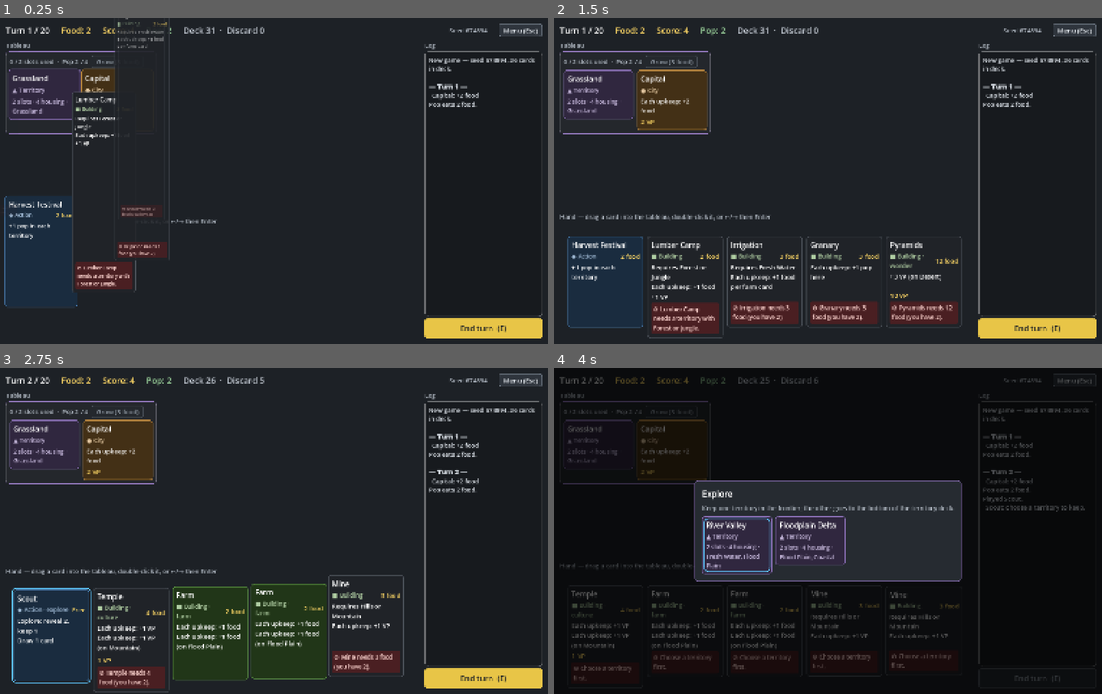
Above: before the commit, frames 1-4 (two rows, left to right).
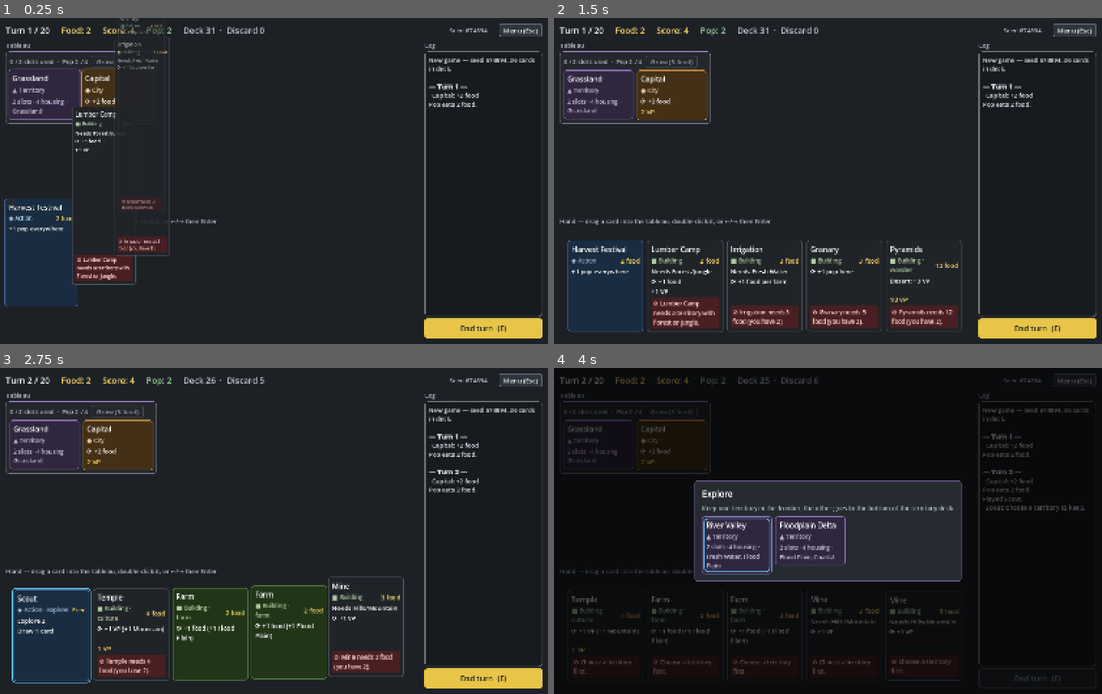
Above: after the commit, the same moments.

Repository: r888888888/4x-card-game
Game: Godot game, scene res://ui/main.tscn
The game is run twice, just before and just after one commit, with the same random seed, the same clock (stepped at 60 frames per second) and the same inputs.
Inputs (mouse positions are in pixels of both pictures, inside the frame that each line leads up to):
- Up to frame 1 (0.25 s): no input
- Up to frame 2 (1.5 s): tap Enter (ui_accept) at 0.5 s; drag from (597, 96) to (882, 109) at 0.52 s; drag from (674, 99) to (800, 246) at 1.27 s
- Up to frame 3 (2.75 s): move the mouse to (49, 632) at 2.02 s; hold Right (ui_right) from 2.03 s (still down); tap E at 2.1 s; click (49, 632) at 2.17 s
- Up to frame 4 (4 s): release Right (ui_right) at 2.75 s; drag from (603, 635) to (663, 482) at 2.77 s; drag from (608, 635) to (855, 531) at 3.52 s

The runs differ from the first frame. In frame 1, 2.9% of the frame differs, in the area x 0-31%, y 0-84%; in frame 2, 7.7%, in the area x 1-75%, y 24-99%; in frame 3, 4.5%; in frame 4, 3.7%.

Commit message:
019: condensed card text (rules_text) and full wording (rules_tooltip)
Co-Authored-By: Claude Opus 5.5 <noreply@anthropic.com>

Diff:
--- a/engine/card_def.gd
+++ b/engine/card_def.gd
@@ -32,15 +32,44 @@
 	return out
 
 
-## Card text for display. Generated from effects so it always matches the data.
+## Short card text for the card face. Generated from effects so it always matches the data:
+## "⟳" marks upkeep, and a keyword bonus joins the line it adds to ("⟳ +1 food (+1 Flood Plain)").
 func rules_text(card_db: Dictionary) -> String:
 	if text != "":
 		return text
 	var parts: PackedStringArray = []
 	if not requires.is_empty():
+		parts.append("Needs " + "/".join(PackedStringArray(requires.map(func(k): return k.capitalize()))))
+	var prev: Effect = null
+	for e in effects:
+		if prev != null and e.can_merge_with(prev):
+			parts[-1] += " (%s %s)" % [e.bonus_text(), e.keyword.capitalize()]
+		else:
+			var line := e.describe(card_db)
+			if e.trigger == "upkeep":
+				line = "⟳ " + line
+			if e.keyword != "":
+				line = "%s: %s" % [e.keyword.capitalize(), line]
+			parts.append(line)
+		prev = e
+	return "\n".join(parts)
+
+
+## Full card text for the hover tooltip: one line per effect, spelled out. For a territory, its
+## slots, housing and keywords.
+func rules_tooltip(card_db: Dictionary) -> String:
+	if text != "":
+		return text
+	var parts: PackedStringArray = []
+	if type == "territory":
+		parts.append("%d building slot%s, holds up to %d pop" % [slots, "" if slots == 1 else "s", housing])
+		if not keywords.is_empty():
+			parts.append("Keywords: " + ", ".join(PackedStringArray(keywords.map(func(k): return k.capitalize()))))
+		return "\n".join(parts)
+	if not requires.is_empty():
 		parts.append("Requires " + keyword_names(requires))
 	for e in effects:
-		var line := e.describe(card_db)
+		var line := e.describe_long(card_db)
 		if e.trigger == "upkeep":
 			line = "Each upkeep: " + line
 		if e.keyword != "":
--- a/engine/effect.gd
+++ b/engine/effect.gd
@@ -25,9 +25,32 @@
 	pass
 
 
-## Short rules text, without the trigger prefix.
+## Short rules text for the card face, without the trigger prefix.
 func describe(_card_db: Dictionary) -> String:
 	return op
+
+
+## Full rules text for the tooltip, without the trigger prefix. Defaults to describe.
+func describe_long(card_db: Dictionary) -> String:
+	return describe(card_db)
+
+
+## True if this keyword effect can be shown as a bonus on prev's line: prev has no keyword, and
+## both have the same op, trigger and fields apart from amount.
+func can_merge_with(prev: Effect) -> bool:
+	if keyword == "" or prev.keyword != "" or prev.op != op or prev.trigger != trigger:
+		return false
+	if not "amount" in fields():
+		return false
+	for f in fields():
+		if f != "amount" and prev.get(f) != get(f):
+			return false
+	return true
+
+
+## The bonus shown after a merged line, e.g. "+1".
+func bonus_text() -> String:
+	return "+%d" % get("amount")
 
 
 ## Card ids this effect refers to; the loader checks they exist.
--- a/engine/effects/explore_effect.gd
+++ b/engine/effects/explore_effect.gd
@@ -18,4 +18,8 @@
 
 
 func describe(_card_db: Dictionary) -> String:
-	return "Explore: reveal %d, keep 1" % reveal
+	return "Explore %d" % reveal
+
+
+func describe_long(_card_db: Dictionary) -> String:
+	return "Explore: reveal %d territor%s, keep 1" % [reveal, "y" if reveal == 1 else "ies"]
--- a/engine/effects/gain_per_tag_effect.gd
+++ b/engine/effects/gain_per_tag_effect.gd
@@ -24,5 +24,12 @@
 
 
 func describe(_card_db: Dictionary) -> String:
-	var where := "" if zone == "tableau" else " in %s" % zone
-	return "+%d %s per %s card%s" % [amount, resource, tag, where]
+	return "+%d %s per %s%s" % [amount, resource, tag, _where()]
+
+
+func describe_long(_card_db: Dictionary) -> String:
+	return "+%d %s per %s card%s" % [amount, resource, tag, _where()]
+
+
+func _where() -> String:
+	return "" if zone == "tableau" else " in %s" % zone
--- a/engine/effects/grow_effect.gd
+++ b/engine/effects/grow_effect.gd
@@ -28,4 +28,8 @@
 
 
 func describe(_card_db: Dictionary) -> String:
+	return "+%d pop %s" % [amount, "here" if where == "here" else "everywhere"]
+
+
+func describe_long(_card_db: Dictionary) -> String:
 	return "+%d pop %s" % [amount, "here" if where == "here" else "in each territory"]
--- a/engine/effects/settle_effect.gd
+++ b/engine/effects/settle_effect.gd
@@ -18,8 +18,15 @@
 
 
 func describe(card_db: Dictionary) -> String:
-	var card_name: String = card_db[card_id].name if card_db.has(card_id) else card_id
-	return "Settle a discovered territory with a %s" % card_name
+	return "Settle: %s" % _card_name(card_db)
+
+
+func describe_long(card_db: Dictionary) -> String:
+	return "Settle a discovered territory with a %s" % _card_name(card_db)
+
+
+func _card_name(card_db: Dictionary) -> String:
+	return card_db[card_id].name if card_db.has(card_id) else card_id
 
 
 func referenced_cards() -> Array[String]:
Not shown, changed: docs/backlog/019-condense-card-text.md
